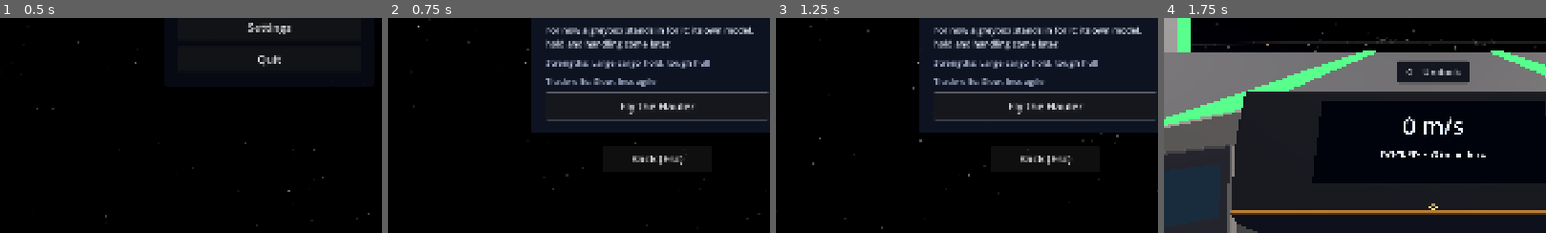
Above: before the commit, frames 1-4 (left to right).
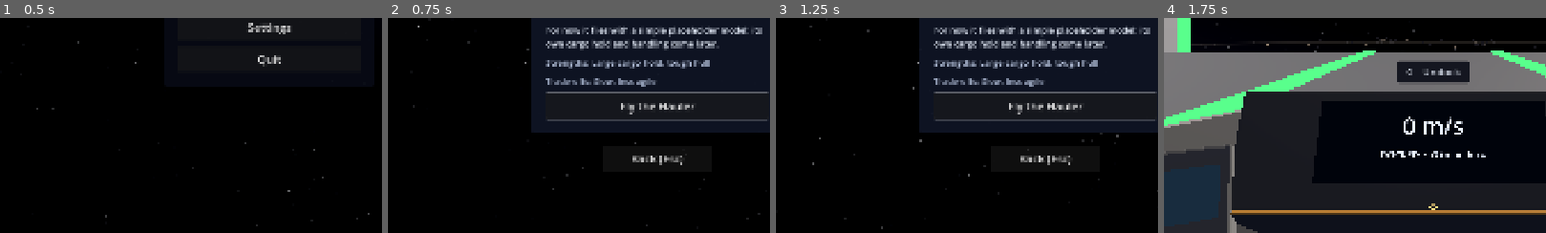
Above: after the commit, the same moments.

Repository: ggbillyjoe3526/praesepe
Game: Godot game, scene res://game/ui/title_screen.tscn
The game is run twice, just before and just after one commit, with the same random seed, the same clock (stepped at 60 frames per second) and the same inputs.
Inputs:
- Up to frame 1 (0.5 s): no input
- Up to frame 2 (0.75 s): click "New game" at 0.5 s
- Up to frame 3 (1.25 s): no input
- Up to frame 4 (1.75 s): click "Fly the Hauler" at 1.25 s
The pictures show only the part of the screen within x 15-65%, y 48-98%; the shares and areas given below are measured in that part.

Frame 1 is identical in both runs. In frame 2, 2.3% of the frame differs, in the area x 41-98%, y 3-16%; in frame 3, 2.3%; in frame 4, nothing differs.

Commit message:
Tidy-up before the pause: new repo links, design doc ticks, fresh wiki pictures
- Every link to the old repository name (project-praesepe) now uses praesepe: design doc, README, RELEASING, wiki
  pages, the installer's publisher, support and update links, the wiki's Patch Notes links and a Blender script note.
- DESIGN.md's first playable list ticks the nine items already built.
- The Hauler's ship card (and two code comments) no longer say a greybox stands in for it.
- Fourteen wiki pictures retaken with the placeholder ship and cockpit and today's short prompts (several still showed
  the greybox, "G Land at Tollgate" from orbit and long cruise prompts); the unused landed-chase picture is gone.
- A changelog note for the two changes a player can see.

Co-Authored-By: Claude Opus 5.5 <noreply@anthropic.com>
Claude-Session: https://claude.ai/code/session_01JjsDj2AAULPNj4PryiKDMn

Diff:
--- a/game/main/main.gd
+++ b/game/main/main.gd
@@ -1,6 +1,6 @@
 extends Node3D
 ## The game scene, opened from the title screen (game/ui/title_screen.gd): the tiny solar system
-## (game/system/solar_system.tscn) with the player's greybox ship, seen from the cockpit or the chase camera
+## (game/system/solar_system.tscn) with the player's ship, seen from the cockpit or the chase camera
 ## (ShipCameras), with HUD markers on every place. The ship starts where GameStart says: docked at Halfway Station for
 ## a new game, or where it was saved when continuing. The floating origin is centred on it from the first tick; true
 ## positions are the system's own (the planet's centre is 0, 0, 0). Docking and landing (Arrivals), the autosave
--- a/game/ship/hauler.tres
+++ b/game/ship/hauler.tres
@@ -9,6 +9,6 @@
 great_for = "Porters and miners"
 summary = "A steady workhorse with room for cargo. A good first ship for deliveries and mining.
 
-For now a greybox stands in for it: its own model, hold and handling come later."
+For now it flies with a simple placeholder model: its own cargo hold and handling come later."
 strengths = "Large cargo hold, tough hull"
 trade_offs = "Slow, less agile"
--- a/game/ship/ship.gd
+++ b/game/ship/ship.gd
@@ -23,7 +23,7 @@
 ## Rolling upright started, finished or had nothing to roll to (Upright.Event), against `body` where there is one.
 signal upright_changed(event: Upright.Event, body: CelestialBody)
 
-## Which ship this is (saved with the game; the greybox stands in for the Hauler until the three starter ships exist).
+## Which ship this is (saved with the game; the test ship stands in for the Hauler until the three starter ships exist).
 @export var model_id: StringName = &"hauler"
 @export var tuning: ShipTuning
 @export var cruise_tuning: CruiseTuning
Binary file changed: docs/wiki/images/choose-your-ship.jpg
Binary file removed: docs/wiki/images/landed-chase.jpg
Binary file changed: docs/wiki/images/mote.jpg
Binary file changed: docs/wiki/images/nav-computer-chase.jpg
Binary file changed: docs/wiki/images/nav-computer-cockpit.jpg
Binary file changed: docs/wiki/images/orbit-chase.jpg
Binary file changed: docs/wiki/images/pause.jpg
Binary file changed: docs/wiki/images/settings-comfort.jpg
Binary file changed: docs/wiki/images/settings-interface.jpg
Binary file changed: docs/wiki/images/shingle-pocket.jpg
Binary file changed: docs/wiki/images/slow-down-warning.jpg
Binary file changed: docs/wiki/images/station-guide-light.jpg
(and 14 more such lines)
